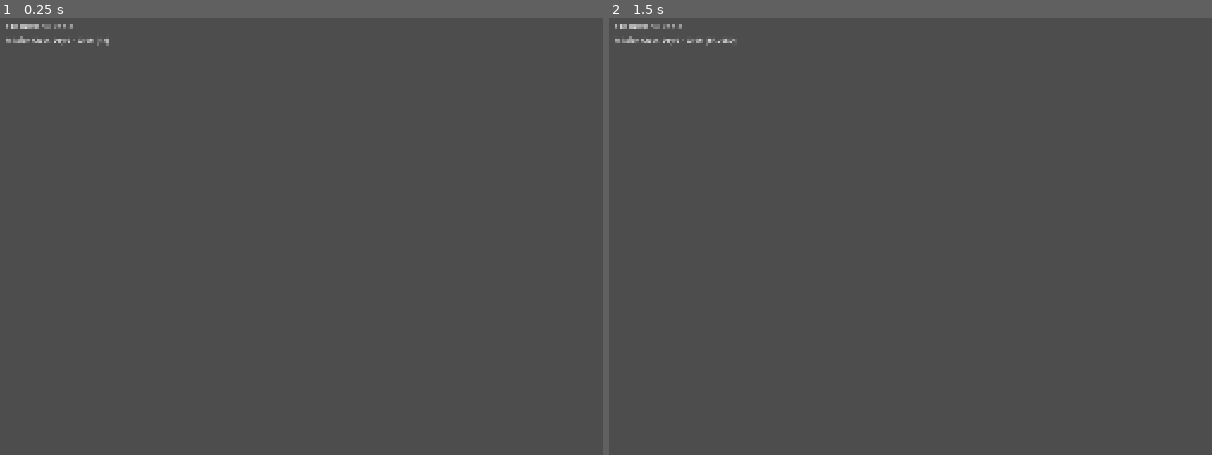
Above: before the commit, frames 1-2 (left to right).
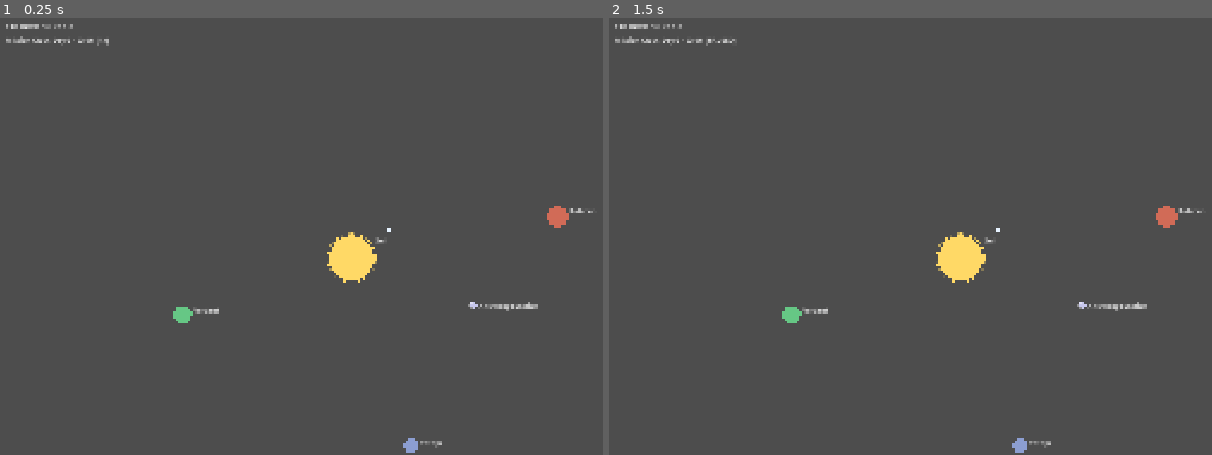
Above: after the commit, the same moments.

Repository: AndrewDrinkwater/farhorizon
Game: Godot game, scene res://src/ui/shell/main.tscn
Same seed, same stepped clock (60 frames per second), same inputs: the game is played once before the commit and once after it.
Inputs (mouse positions are in pixels of both pictures, inside the frame that each line leads up to):
- Up to frame 1 (0.25 s): no input
- Up to frame 2 (1.5 s): tap Enter at 0.5 s; move the mouse to (1175, 205) at 0.52 s; hold ] (sim_speed_up) 0.53-1.25 s; hold Shift 0.53-1.25 s; click (1175, 205) at 0.67 s; tap Space (sim_pause) at 1.25 s; drag from (838, 253) to (958, 319) at 1.27 s

The runs differ from the first frame. In frame 1, 1.2% of the frame differs, in the area x 28-99%, y 43-100%; in frame 2, 1.2%.

Commit message:
Render the system: body/ship/camera nodes + shell wiring (step 4)
src/world BodyView (shape-by-kind, ADR 0012), ShipView, SystemView (bodies +
ship + ship-following camera). main bootstraps the start system into GameState
and builds the view; HUD moved into a CanvasLayer to stay screen-fixed under
the world camera. System/body display names added as tr() keys.

Co-Authored-By: Claude Opus 4.8 (1M context) <noreply@anthropic.com>

Diff:
--- a/localization/strings.csv
+++ b/localization/strings.csv
@@ -5,6 +5,12 @@
 CLOCK_FORMAT,Day {day} · {hour}:00
 CLOCK_SPEED,{speed}x
 CLOCK_PAUSED,PAUSED
+SYSTEM_SOL,Sol System
+BODY_SOL_STAR,Sol
+BODY_VERDANT,Verdant
+BODY_RUBICON,Rubicon
+BODY_TETHYS,Tethys
+BODY_ANCHORAGE,Anchorage Station
 HELM_CONSOLE_NAME,Helm
 HELM_LAY_IN_COURSE,Lay In Course
 HELM_ENGAGE,Engage
--- a/src/ui/shell/main.gd
+++ b/src/ui/shell/main.gd
@@ -1,26 +1,62 @@
 extends Node
 ## Main entry scene (the terminal shell root).
 ##
-## Interim shell — proves the project boots and now hosts the live SimClock
-## readout + debug overlay (build-order step 2). The persistent terminal shell +
-## Helm console replace this in build-order step 8. See docs/consoles/helm.md.
+## Interim shell — boots the run: loads the hardcoded system into GameState,
+## builds the spatial SystemView (bodies + ship + camera, step 4), and overlays
+## the screen-fixed HUD (clock readout + debug overlay). The persistent terminal
+## shell + Helm console replace this in build-order step 8.
 
 const ClockReadout := preload("res://src/ui/shell/clock_readout.gd")
 const DebugOverlay := preload("res://src/ui/components/debug_overlay.gd")
 
+## Starting system until a save/new-game flow chooses one (step 3+ wiring).
+const DEFAULT_SYSTEM_ID: String = "sol"
+
 
 func _ready() -> void:
+	_bootstrap_system()
+	_build_world()
+	_build_hud()
+	add_child(DebugOverlay.new())
+
+	print("[Far Horizon] boot — v%s, schema %d · system '%s' (Space=pause, [/]=speed, F1=debug)" % [
+		GameVersion.GAME_VERSION, GameVersion.SAVE_SCHEMA_VERSION, GameState.system.system_id,
+	])
+
+
+## Pick a starting system if none is loaded yet (fresh run). A loaded save will
+## already have system_id + ship position set, so this is a no-op then.
+func _bootstrap_system() -> void:
+	if GameState.system.system_id != "":
+		return
+	var system := TypeRegistry.get_system(DEFAULT_SYSTEM_ID)
+	if system == null:
+		push_error("Main: default system '%s' not found in TypeRegistry" % DEFAULT_SYSTEM_ID)
+		return
+	GameState.system.system_id = system.id
+	GameState.ship.position = system.ship_start
+
+
+func _build_world() -> void:
+	var system := TypeRegistry.get_system(GameState.system.system_id)
+	if system == null:
+		return
+	var view := SystemView.new()
+	add_child(view)
+	view.build(system)
+
+
+## HUD lives under a CanvasLayer so it stays screen-fixed (the world Camera2D
+## would otherwise pan/zoom these Controls with it).
+func _build_hud() -> void:
+	var layer := CanvasLayer.new()
+	add_child(layer)
+
 	var title := Label.new()
 	title.position = Vector2(40.0, 40.0)
 	title.text = "FAR HORIZON  v%s" % GameVersion.GAME_VERSION
-	add_child(title)
+	layer.add_child(title)
 
 	var clock: Label = ClockReadout.new()
 	clock.position = Vector2(40.0, 72.0)
-	add_child(clock)
-
-	add_child(DebugOverlay.new())
-
-	print("[Far Horizon] boot — v%s, schema %d · SimClock live (Space=pause, [/]=speed, F1=debug)" % [
-		GameVersion.GAME_VERSION, GameVersion.SAVE_SCHEMA_VERSION,
-	])
+	layer.add_child(clock)
--- /dev/null
+++ b/src/world/body_view.gd
@@ -0,0 +1,41 @@
+class_name BodyView
+extends Node2D
+## Static visual for one BodyData (ADR 0005 — bodies never move). Shape encodes
+## kind (star = ringed disc, station = diamond, planet = disc) so the type reads
+## without relying on colour (ADR 0012); a tr() name label is always shown.
+## Pure presentation: reads authored data, never mutates state.
+
+## World-space label scale so names stay legible under the zoomed-out camera.
+const LABEL_SCALE: float = 2.2
+
+var data: BodyData
+
+
+func setup(p_data: BodyData) -> void:
+	data = p_data
+	position = data.position
+	var label := Label.new()
+	label.text = tr(data.name_key) if data.name_key != "" else data.id
+	label.scale = Vector2(LABEL_SCALE, LABEL_SCALE)
+	label.position = Vector2(data.radius + 8.0, -data.radius)
+	add_child(label)
+	queue_redraw()
+
+
+func _draw() -> void:
+	if data == null:
+		return
+	match data.kind:
+		BodyData.Kind.STAR:
+			draw_circle(Vector2.ZERO, data.radius, data.tint)
+			draw_arc(Vector2.ZERO, data.radius + 10.0, 0.0, TAU, 64, data.tint, 2.0, true)
+		BodyData.Kind.STATION:
+			var r := data.radius
+			var diamond := PackedVector2Array([
+				Vector2(0.0, -r), Vector2(r, 0.0), Vector2(0.0, r), Vector2(-r, 0.0),
+			])
+			draw_colored_polygon(diamond, data.tint)
+			draw_polyline(diamond + PackedVector2Array([Vector2(0.0, -r)]),
+				Color.WHITE, 1.5, true)
+		_:
+			draw_circle(Vector2.ZERO, data.radius, data.tint)
--- /dev/null
+++ b/src/world/ship_view.gd
@@ -0,0 +1,23 @@
+class_name ShipView
+extends Node2D
+## The ship marker — a triangle at the ship's world position, pointed along its
+## heading. Reads GameState.ship each frame (ADR 0002 binding); it never mutates.
+## Step 4 places it statically; once FlightController lands (step 6) it moves
+## with the ship, and rendering will interpolate between ticks (ADR 0004).
+
+const SIZE: float = 28.0
+const TINT: Color = Color(0.9, 0.95, 1.0)
+
+
+func _process(_delta: float) -> void:
+	position = GameState.ship.position
+	rotation = GameState.ship.heading
+
+
+func _draw() -> void:
+	var nose := Vector2(SIZE, 0.0)
+	var wing := SIZE * 0.7
+	var tri := PackedVector2Array([
+		nose, Vector2(-SIZE * 0.6, -wing), Vector2(-SIZE * 0.6, wing),
+	])
+	draw_colored_polygon(tri, TINT)
--- /dev/null
+++ b/src/world/system_view.gd
@@ -0,0 +1,34 @@
+class_name SystemView
+extends Node2D
+## Builds the spatial view of a star system from authored SystemData: a static
+## BodyView per body, the ship marker, and a camera that follows the ship
+## (ADR 0005). Presentation only — it reads GameState/authored data and never
+## mutates state. The Helm Nav Plot (step 8) grows from this.
+
+## Render scale: world units -> pixels. The single place wu maps to screen
+## (CONVENTIONS.md "do not hardcode distances"). 1:1 for now, tune by feel.
+const PIXELS_PER_WU: float = 1.0
+## Camera zoom (tuning); < 1 zooms out to fit the system.
+const CAMERA_ZOOM: float = 0.45
+
+var _ship_view: ShipView
+var _camera: Camera2D
+
+
+func build(system: SystemData) -> void:
+	scale = Vector2(PIXELS_PER_WU, PIXELS_PER_WU)
+
+	for body: BodyData in system.bodies:
+		var view := BodyView.new()
+		add_child(view)
+		view.setup(body)
+
+	_ship_view = ShipView.new()
+	add_child(_ship_view)
+	_ship_view.position = GameState.ship.position
+
+	_camera = Camera2D.new()
+	_camera.zoom = Vector2(CAMERA_ZOOM, CAMERA_ZOOM)
+	_camera.ignore_rotation = true  # follow position, not heading — view stays upright
+	_ship_view.add_child(_camera)
+	_camera.make_current()
Not shown, added: src/world/body_view.gd.uid
Not shown, added: src/world/ship_view.gd.uid
Not shown, added: src/world/system_view.gd.uid
Not shown, removed: src/world/.gitkeep
